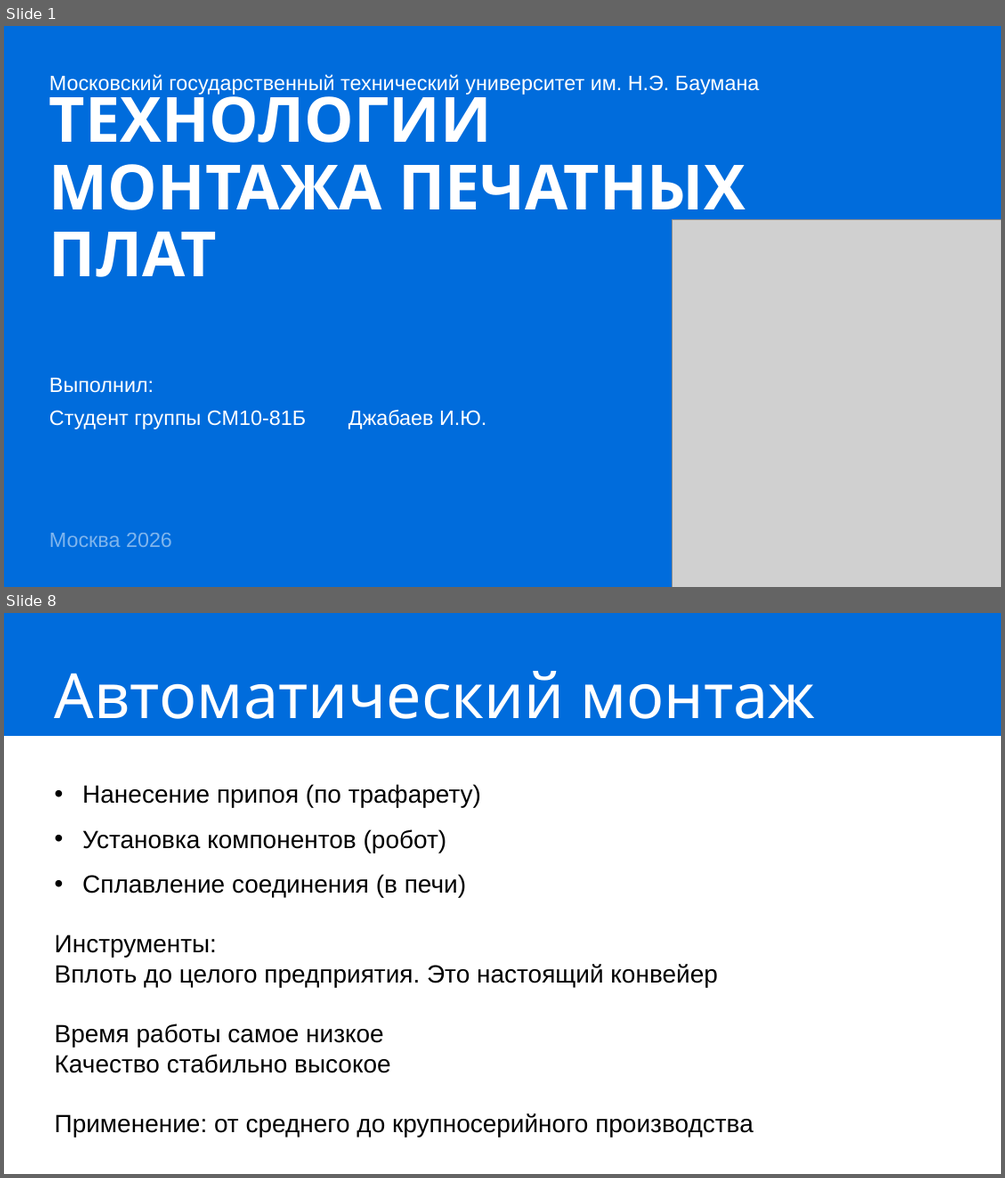
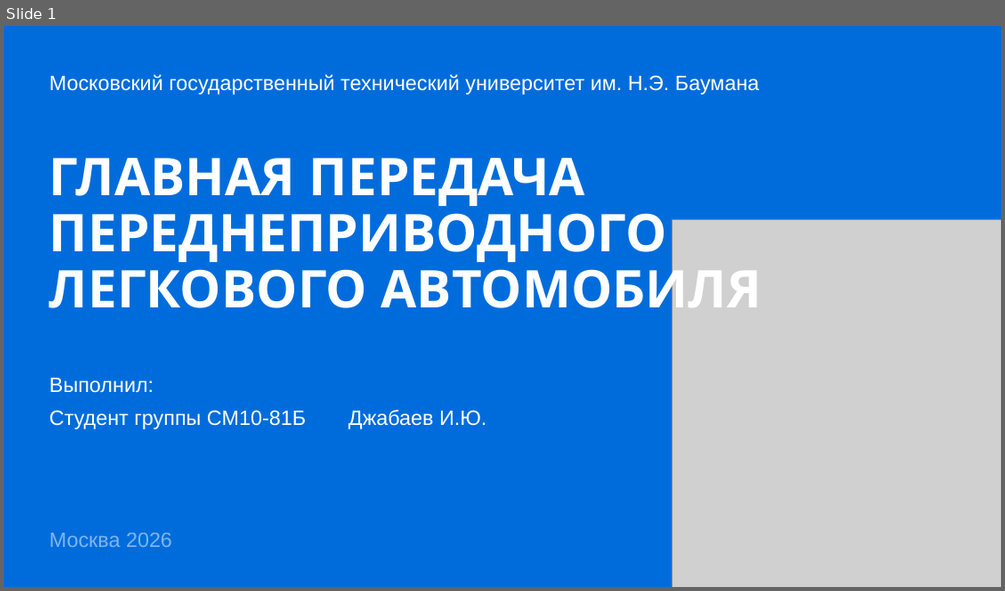
Before and after one commit to IbrahimDzheby/Diplom, a slide deck: МРиПЭ/Защита.pptx. Shown one above the other, each under a label of ours: slides 1 and 8 before the commit, slide 1 after it; the slides between them are not shown. The pictures are 1005x1178 and 1005x591 pixels, drawn with LibreOffice and Linux fonts; fonts in the diff are those of the drawing; grey boxes stand for pictures. Boxes give left, top, right and bottom in pixels: in the first picture for what was removed or moved away, otherwise in the second. Text is boxed around its words. In the diff, an @@ line names an element or a change of style, - is before the commit and + after.

```diff
--- a/МРиПЭ/Защита.pptx
+++ b/МРиПЭ/Защита.pptx
@@ slide 8 removed at (4,613,1001,1174), background #FFFFFF @@
@@ rectangle removed at (4,613,1001,736) @@
@@ title removed at (55,671,815,719) @@
-Автоматический монтаж
@@ text removed at (55,784,753,1136) @@
-• Нанесение припоя (по трафарету)
-• Установка компонентов (робот)
-• Сплавление соединения (в печи)
-Инструменты:
-Вплоть до целого предприятия. Это настоящий конвейер
-Время работы самое низкое
-Качество стабильно высокое
-Применение: от среднего до крупносерийного производства
@@ slide 1 changed as well @@
@@ title at (49,158,761,321): text changed; size 60 to 50 pt @@
-ТЕХНОЛОГИИ МОНТАЖА ПЕЧАТНЫХ ПЛАТ
+ГЛАВНАЯ ПЕРЕДАЧА
+ПЕРЕДНЕПРИВОДНОГО
+ЛЕГКОВОГО АВТОМОБИЛЯ
```
Also in this commit, not shown: 10 slides added, 9 other slides removed, 3 other files.
